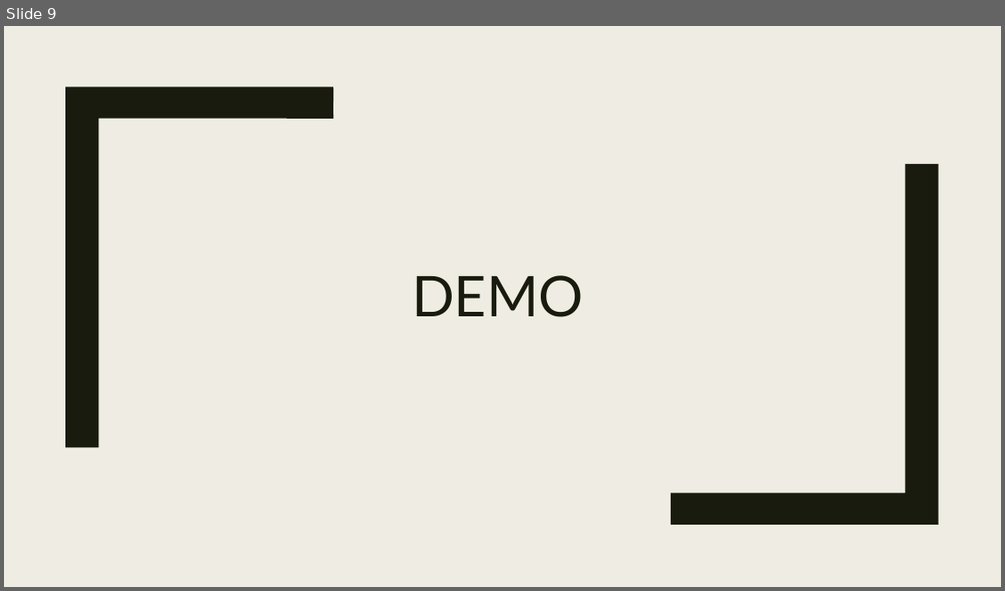
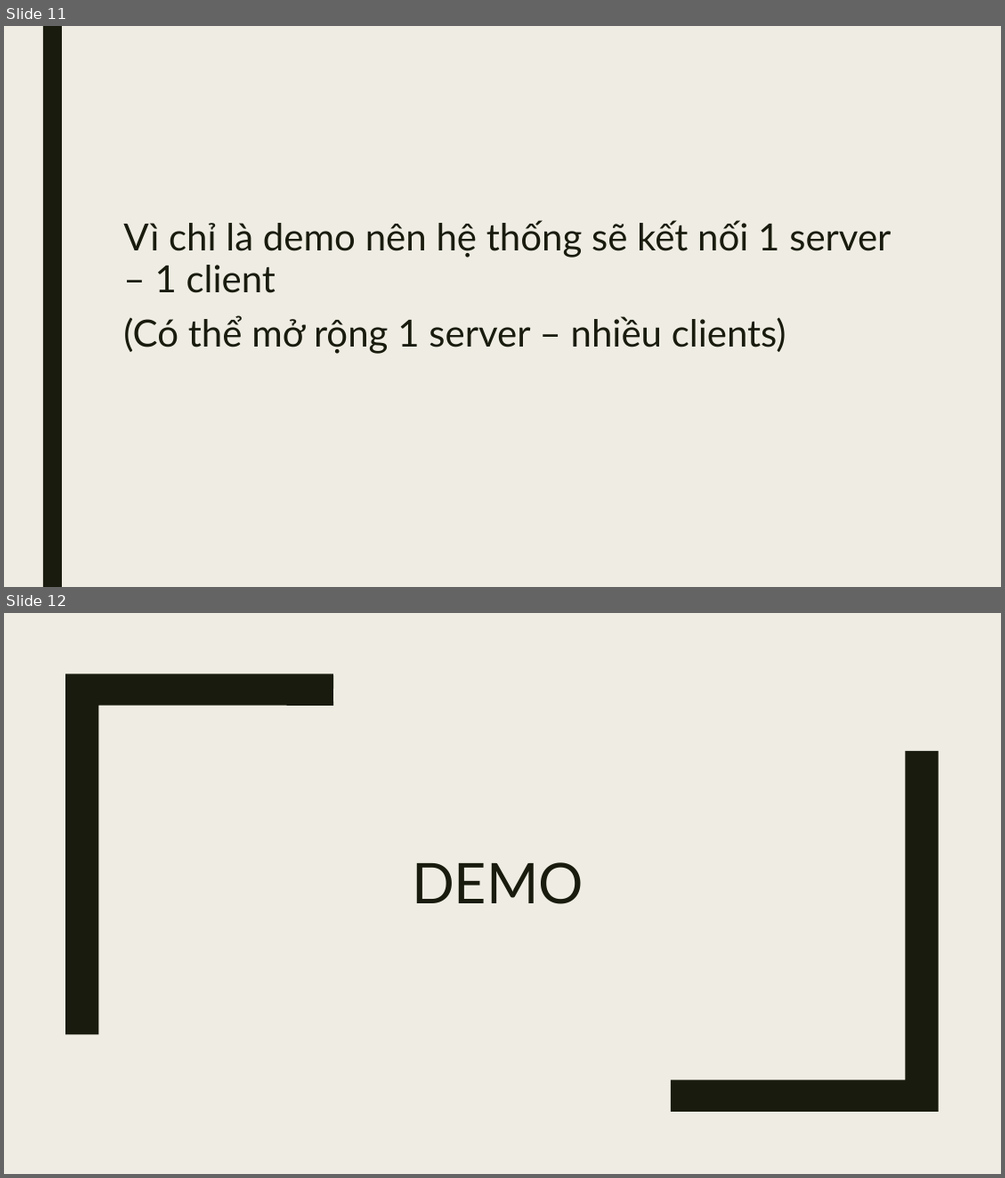
Before and after one commit to znqt/LTM_Proj, a slide deck: Load balancing.pptx. Shown one above the other, each under a label of ours: slide 9 before the commit, slides 11 and 12 after it. The pictures are 1005x591 and 1005x1178 pixels, drawn with LibreOffice and Linux fonts; fonts in the diff are those of the drawing. Boxes give left, top, right and bottom in pixels: in the first picture for what was removed or moved away, otherwise in the second. Text is boxed around its words. In the diff, an @@ line names an element or a change of style, - is before the commit and + after.

```diff
--- a/Load balancing.pptx
+++ b/Load balancing.pptx
@@ slide 11 added at [4,26,1001,587], background #EFEDE3 @@
@@ rectangle added at [43,26,62,587], fill #191B0E @@
@@ text added at [123,220,890,354], 36 pt, text #191B0E @@
+Vì chỉ là demo nên hệ thống sẽ kết nối 1 server – 1 client
+(Có thể mở rộng 1 server – nhiều clients)
@@ what was slide 9 is now slide 12 @@
```
Also in this commit, not shown: 4 slides changed, 6 other slides added, 4 slides removed.
